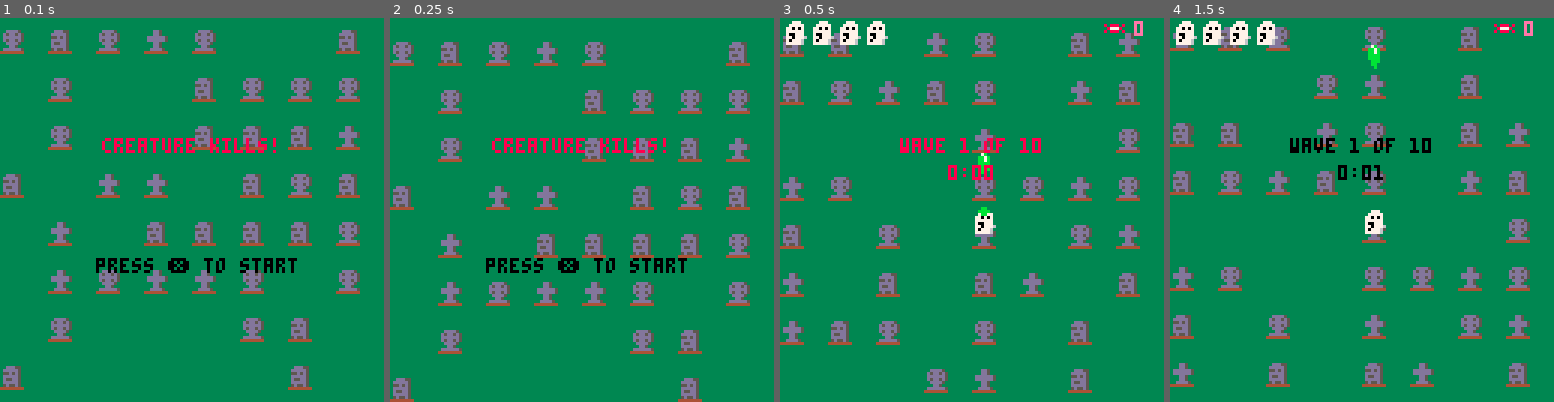
Above: before the commit, frames 1-4 (left to right).
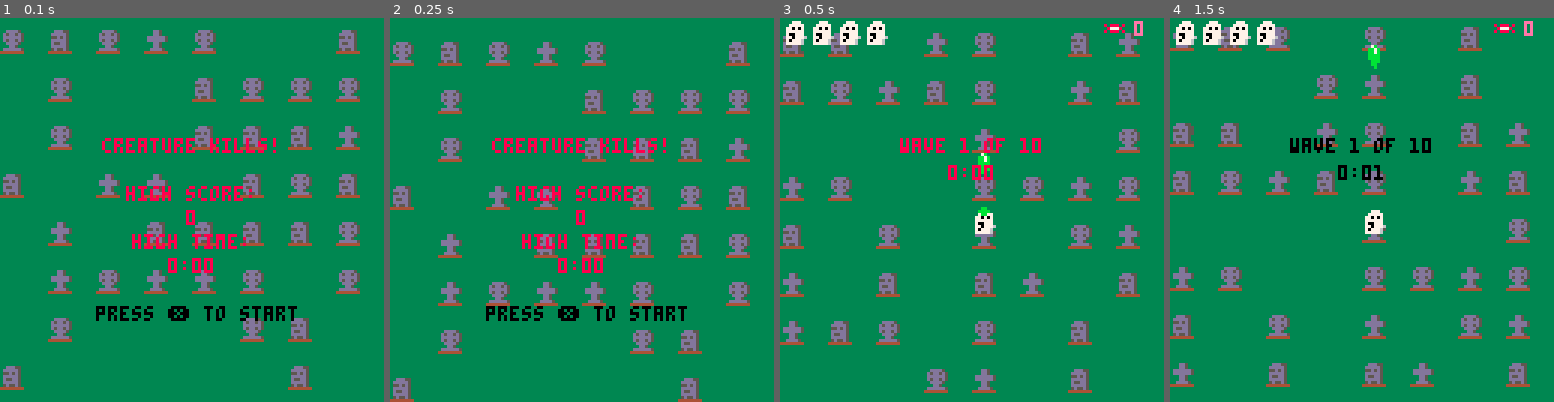
Above: after the commit, the same moments.

Repository: st0k3r/specter_deflector
Game: PICO-8 cartridge specter_deflector.p8
Same seed, same stepped clock (60 frames per second), same inputs: the game is played once before the commit and once after it.
Inputs:
- Up to frame 1 (0.1 s): no input
- Up to frame 2 (0.25 s): no input
- Up to frame 3 (0.5 s): tap X (X key) at 0.33 s
- Up to frame 4 (1.5 s): tap O (Z key) at 0.7 s; tap X (X key) at 1.07 s

The runs differ from the first frame. In frame 1, 2.9% of the frame differs, in the area x 25-78%, y 43-79%; in frame 2, 2.9%; in frame 3, nothing differs; in frame 4, nothing differs.

Commit message:
High score and time refactor

Diff:
--- a/main.lua
+++ b/main.lua
@@ -28,8 +28,6 @@
 
 	highscore=0
 	hightime=0
-	new_hs=false
-	new_ht=false
 	--debug="debug"
 end
 
@@ -97,10 +95,6 @@
 	if timer_frames==30 then
 		timer_seconds+=1
 		timer_frames=0
-			if timer_seconds==60 then
-				timer_seconds=0
-				timer_minutes+=1
-			end
 	end
 
 	if mode=="game" and #creatures==0 then
@@ -533,9 +527,9 @@
 			new_hs=true
 			highscore=score
 		end
-		if timer_minutes*60+timer_seconds>hightime then
+		if timer_seconds>hightime then
 			new_ht=true
-			hightime=timer_minutes*60+timer_seconds
+			hightime=timer_seconds
 		end
 		lockout=t+30
 		sfx(-1)
@@ -647,7 +641,11 @@
 	cls(3)
 	draw_graveyard()
 	center_print("creature kills!",64,40,8)
-	center_print("press ❎ to start",64,80,blink())
+	center_print("high score:",64,56, 8)
+	center_print(make_score(highscore),64,64, 8)
+	center_print("high time:",64,72, 8)
+	center_print(format_time(hightime),64,80,8)
+	center_print("press ❎ to start",64,96,blink())
 end
 
 --draws game over screen - called when mode is set to "over"
@@ -657,17 +655,21 @@
 	center_print("score:"..make_score(score),64,42, blink())
 
 	if new_hs==true then
-		center_print("new high score!",64,49,10)
-	end
-
-	if timer_seconds<10 then
-		center_print(timer_minutes..":0"..timer_seconds,64,59,blink())
-	else
-		center_print(timer_minutes..":"..timer_seconds,64,59,blink())
-	end
+		local c=7
+		if t%4<2 then
+			c=10
+		end
+		center_print("new high score!",64,49,c)
+	end
+
+	center_print(format_time(timer_seconds),64,59,blink())
 
 	if new_ht==true then
-		center_print("new high time!",64,66,10)
+		local c=7
+		if t%4<2 then
+			c=10
+		end
+		center_print("new high time!",64,66,c)
 	end
 
 	center_print("press ❎ to continue",64,76,blink())
@@ -681,17 +683,21 @@
 	center_print("score:"..make_score(score),64,42,blink())
 
 	if new_hs==true then
-		center_print("new high score!",64,49,10)
-	end
-
-	if timer_seconds<10 then
-		center_print(timer_minutes..":0"..timer_seconds,64,59,blink())
-	else
-		center_print(timer_minutes..":"..timer_seconds,64,59,blink())
-	end
+		local c=7
+		if t%4<2 then
+			c=10
+		end
+		center_print("new high score!",64,49,c)
+	end
+
+	center_print(format_time(timer_seconds),64,59,blink())
 
 	if new_ht==true then
-		center_print("new high time!",64,66,10)
+		local c=7
+		if t%4<2 then
+			c=10
+		end
+		center_print("new high time!",64,66,c)
 	end
 
 	center_print("press ❎ to continue",64,76,blink())
@@ -705,11 +711,14 @@
 	else
 		center_print("wave "..wave.." of "..lastwave-1,64,40,blink())
 	end
-	if timer_seconds<10 then
-		center_print(timer_minutes..":0"..timer_seconds,64,49,blink())
-	else
-		center_print(timer_minutes..":"..timer_seconds,64,49,blink())
-	end
+	center_print(format_time(timer_seconds),64,49,blink())
+end
+
+--formats a number of seconds as m:ss
+function format_time(total_seconds)
+	local m=flr(total_seconds/60)
+	local s=flr(total_seconds%60)
+	return m..":"..sub("0"..s,-2)
 end
 
 --draws background assets
@@ -903,7 +912,6 @@
 	lastwave=11
 	timer_frames=0
 	timer_seconds=0
-	timer_minutes=0
 
 	next_wave()
 
@@ -954,6 +962,9 @@
  	t=0
 
  	floater_timeout=60
+
+	new_hs=false
+	new_ht=false
 end
 
 --removes transparency from black(0) and adds to pink(14) instead
@@ -1458,13 +1469,13 @@
 
 	if wave>11 then
 		mode="win"
-		if highscore>score then
+		if score>highscore then
 			new_hs=true
 			highscore=score
 		end
-		if timer_minutes*60+timer_seconds>hightime then
+		if timer_seconds>hightime then
 			new_ht=true
-			hightime=timer_minutes*60+timer_seconds
+			hightime=timer_seconds
 		end
 		lockout=t+30
 		win_music_pending=true
Not shown, added: Images/title.png
Not shown, changed: sprites.png
